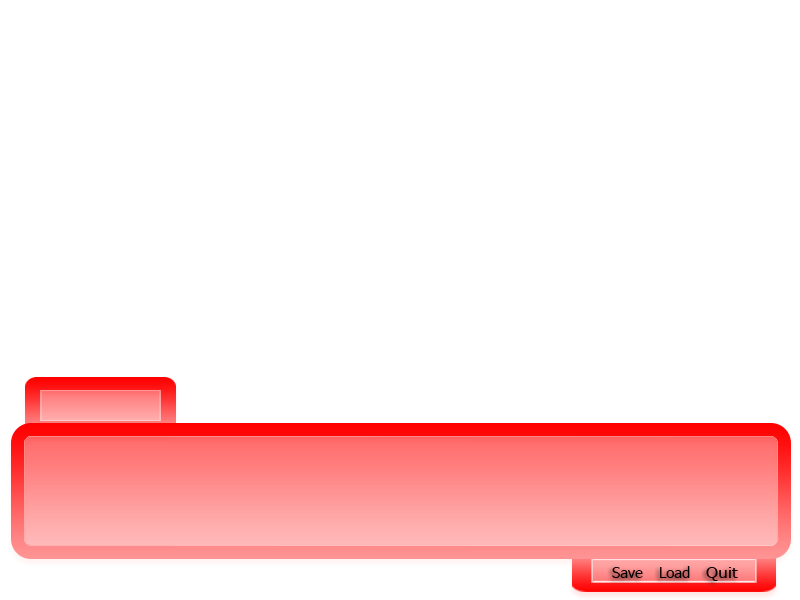
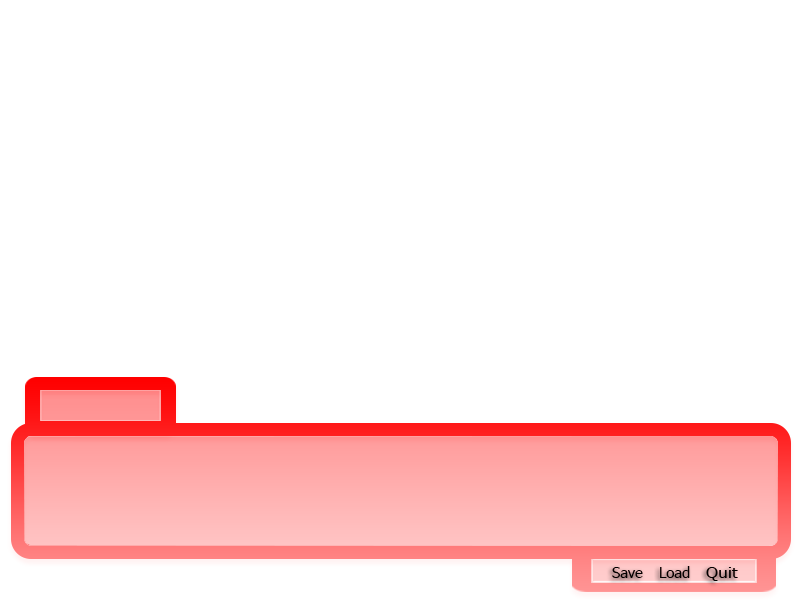
The second 800 × 600 image is a revision of the first. Changes to its layers:
added layer "Red v2" above "Red" over [11, 380, 791, 599]
renamed "Layer 12" to "Red", hid it over [11, 380, 791, 599]
